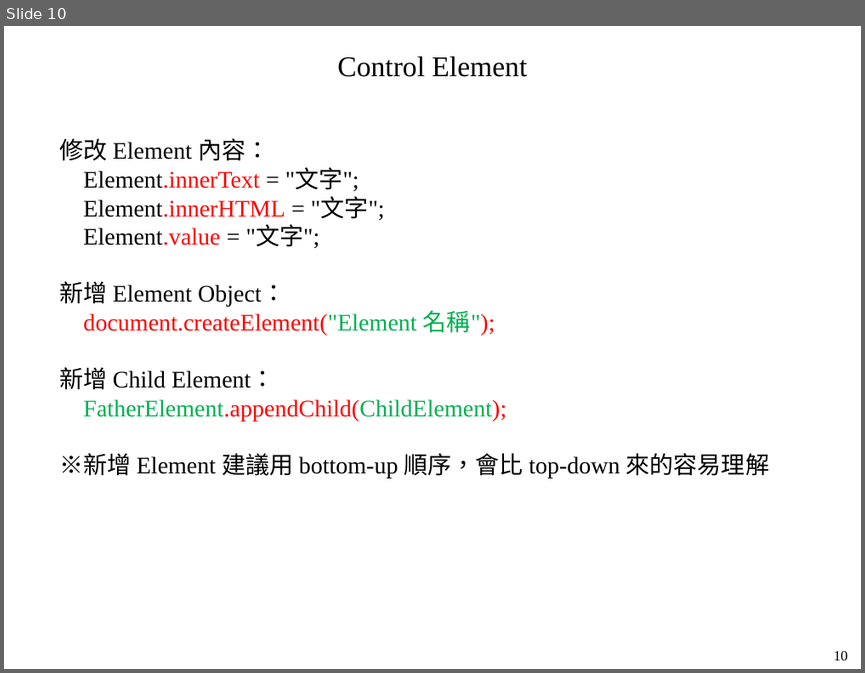
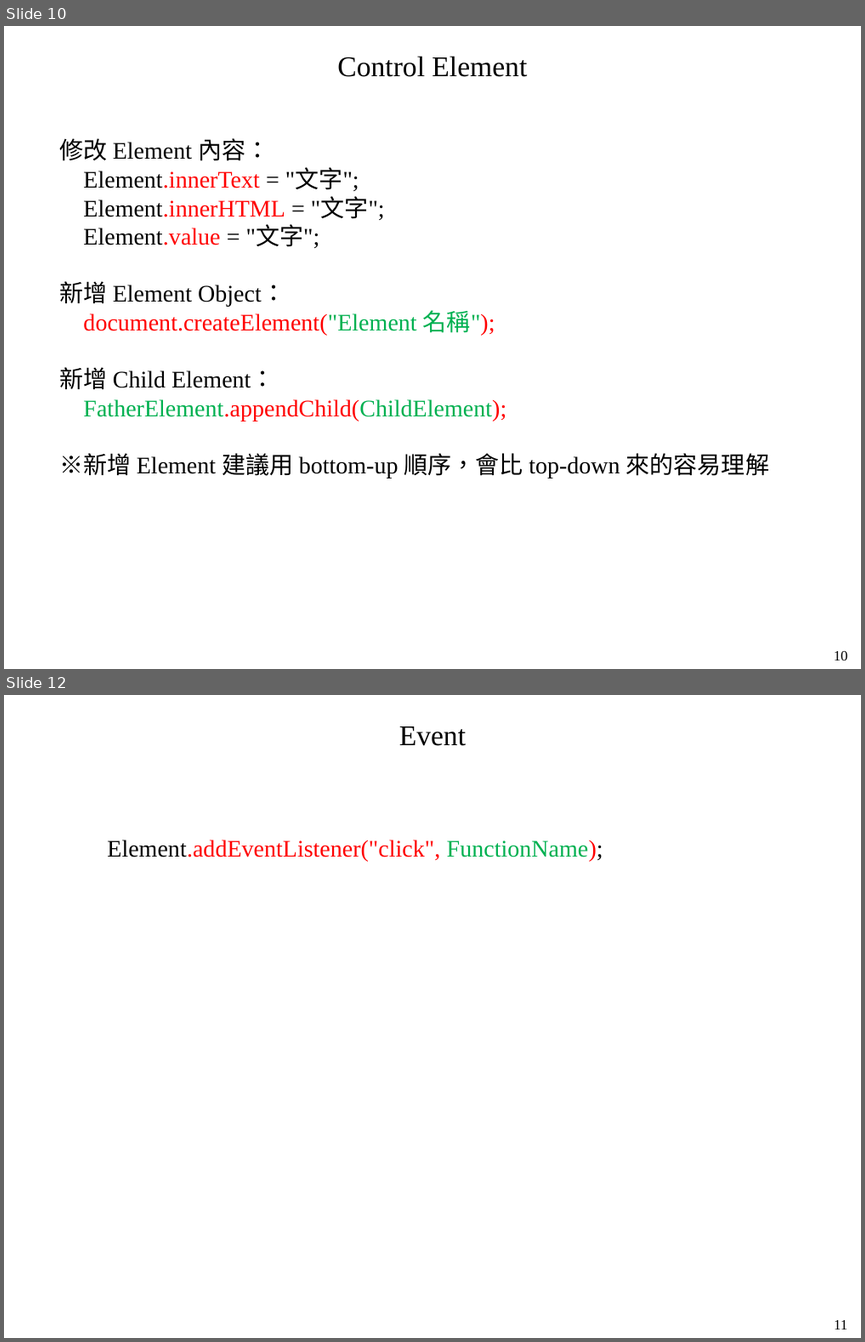
Before and after one commit to mar120434/2021_web_tutor, a slide deck: 動態網頁.pptx. Shown one above the other, each under a label of ours: slide 10 before the commit, slides 10 and 12 after it; the slides between them are not shown. The pictures are 865x673 and 865x1342 pixels, drawn with LibreOffice and Linux fonts; fonts in the diff are those of the drawing. Boxes give left, top, right and bottom in pixels: in the first picture for what was removed or moved away, otherwise in the second. Text is boxed around its words. In the diff, an @@ line names an element or a change of style, - is before the commit and + after.

```diff
--- a/動態網頁.pptx
+++ b/動態網頁.pptx
@@ slide 12 added at <box>4,695,861,1338</box>, background #FFFFFF @@
@@ text added at <box>399,726,466,746</box>, 24 pt, text #000000 @@
+Event
@@ text added at <box>107,839,603,862</box>, 20 pt, text #FF0000 @@
+Element.addEventListener("click", FunctionName);
@@ text added at <box>834,1320,847,1329</box>, 12 pt, text #000000 @@
+11
```
Also in this commit, not shown: 1 other slide added, 1 other file.
